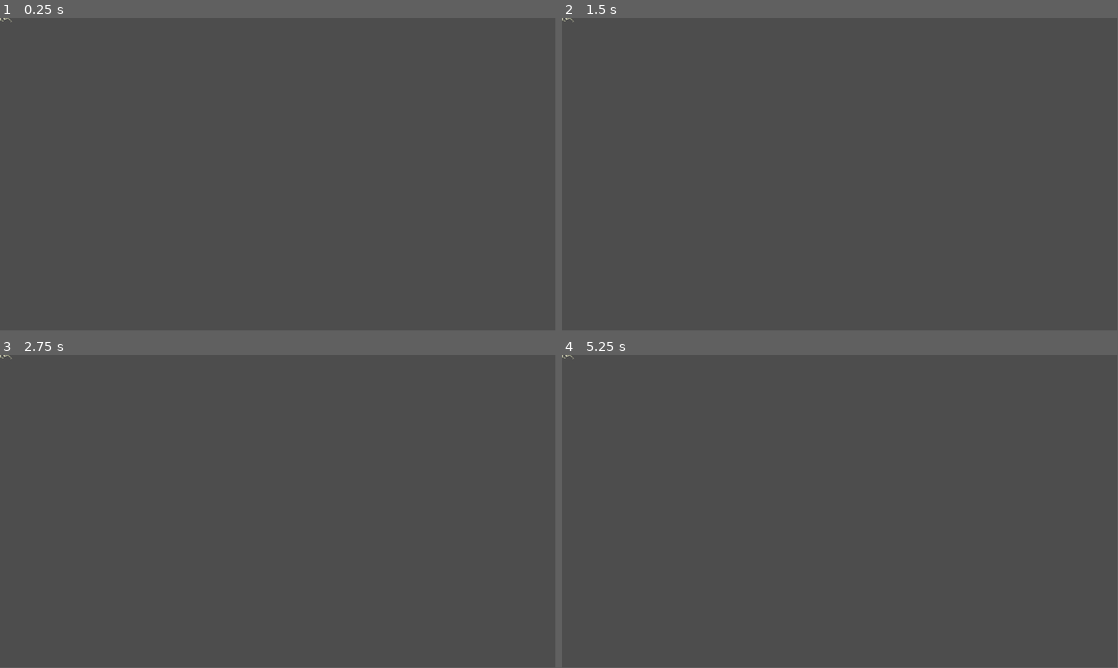
Above: before the commit, frames 1-4 (two rows, left to right).
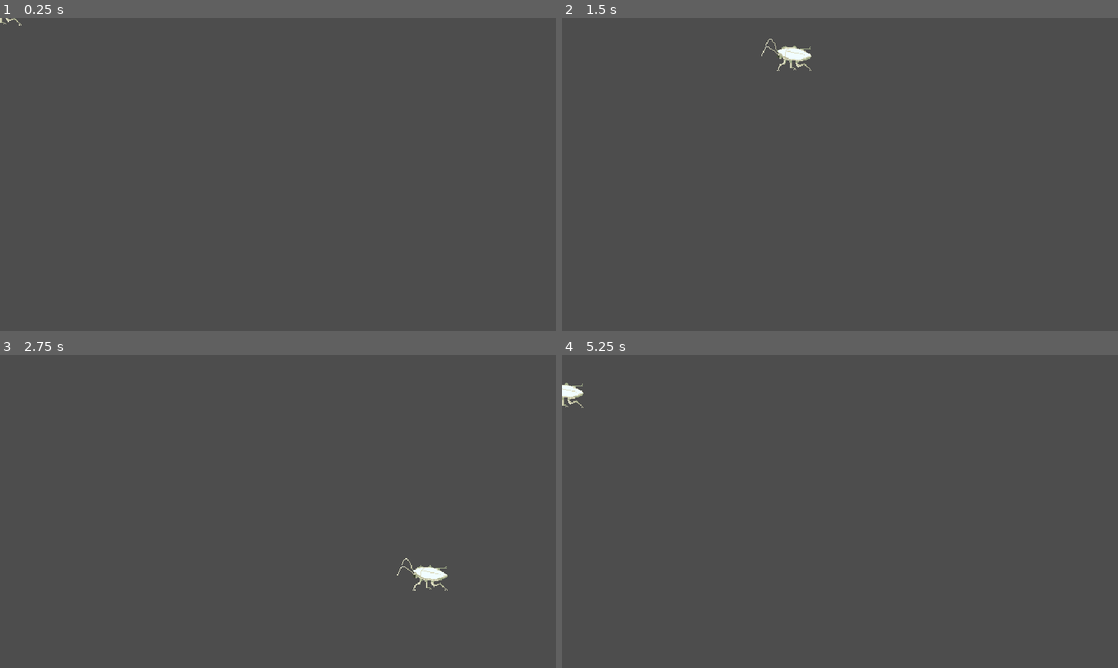
Above: after the commit, the same moments.

Repository: octowild/Design-Studio-Game
Game: Godot game, scene res://objects/cockroach.tscn
Two runs of this game, one before a commit and one after it. Both use one fixed random seed, a clock stepped at 60 frames per second and the inputs below.
Inputs:
- Up to frame 1 (0.25 s): no input
- Up to frame 2 (1.5 s): tap Enter at 0.5 s; hold Right (ui_right) 0.53-1.28 s; hold Down (ui_down) from 1.28 s (still down)
- Up to frame 3 (2.75 s): release Down (ui_down) at 2.03 s; hold Right (ui_right) from 2.03 s (still down)
- Up to frame 4 (5.25 s): release Right (ui_right) at 2.78 s; hold Up (ui_up) 2.78-3.53 s; hold Left (ui_left) 3.53-5.03 s; tap Space at 4.25 s; hold Down (ui_down) from 5.03 s (still down)
In our replay, the window is 799x449 before the commit and 800x450 after it. These sizes can differ from the game's own. Grey fills any space a smaller window leaves; there, only what the larger window draws over its background counts as a difference.

The runs differ from the first frame. In frame 1, less than 0.1% of the frame differs, in the area x 0-4%, y 0-3%; in frame 2, 0.3%, in the area x 0-45%, y 0-17%; in frame 3, 0.3%; in frame 4, 0.2%.
Error before the commit: Parse Error: Function "vector2()" not found in base self. (res://scripts/roach.gd:13)

Commit message:
yfcvghhg

Diff:
--- a/Design Studio Game/objects/3droach.tscn
+++ b/Design Studio Game/objects/3droach.tscn
@@ -30,18 +30,17 @@
 "speed": 5.0
 }]
 
-[node name="3droach" type="Node3D"]
-
-[node name="CharacterBody3D" type="CharacterBody3D" parent="."]
+[node name="3droach" type="CharacterBody3D"]
 transform = Transform3D(1, 0, 0, 0, 0.866025, 0.5, 0, -0.5, 0.866025, 0, 0, 0)
 script = ExtResource("1_yy8s1")
+_maxspeed = 5.0
 
-[node name="CollisionShape3D" type="CollisionShape3D" parent="CharacterBody3D"]
+[node name="CollisionShape3D" type="CollisionShape3D" parent="."]
 transform = Transform3D(-4.37114e-08, -1, 0, 1, -4.37114e-08, 0, 0, 0, 1, 0.0304269, 0.159534, 0)
-shape = SubResource("CapsuleShape3D_21qbq")
+shape = SubResource("CapsuleShape3D_gl8mx")
 
-[node name="AnimatedSprite3D" type="AnimatedSprite3D" parent="CharacterBody3D"]
+[node name="AnimatedSprite3D" type="AnimatedSprite3D" parent="."]
 transform = Transform3D(1, 0, 0, 0, 1, 0, 0, 0, 1, -0.0540803, 0.159383, 0)
 sorting_offset = 1.0
 texture_filter = 0
-sprite_frames = SubResource("SpriteFrames_v5p2y")
+sprite_frames = SubResource("SpriteFrames_yapnr")
--- /dev/null
+++ b/Design Studio Game/objects/roach2d.tscn
@@ -0,0 +1,45 @@
+[gd_scene load_steps=8 format=3 uid="uid://ct37i7lcuusvx"]
+
+[ext_resource type="Script" path="res://scripts/roach.gd" id="1_gdd2i"]
+[ext_resource type="Texture2D" uid="uid://dyd3eflct85m3" path="res://assets/3.png" id="2_em3w7"]
+[ext_resource type="Texture2D" uid="uid://b5c2mcmwx613" path="res://assets/4.png" id="3_4cft5"]
+[ext_resource type="Texture2D" uid="uid://clho78sxlg8mm" path="res://assets/5.png" id="4_3ggad"]
+[ext_resource type="Texture2D" uid="uid://bw0p0wji23pam" path="res://assets/6.png" id="5_ict2q"]
+
+[sub_resource type="SpriteFrames" id="SpriteFrames_cdwkt"]
+animations = [{
+"frames": [{
+"duration": 1.0,
+"texture": ExtResource("2_em3w7")
+}, {
+"duration": 1.0,
+"texture": ExtResource("3_4cft5")
+}, {
+"duration": 1.0,
+"texture": ExtResource("4_3ggad")
+}, {
+"duration": 1.0,
+"texture": ExtResource("5_ict2q")
+}],
+"loop": true,
+"name": &"default",
+"speed": 5.0
+}]
+
+[sub_resource type="CapsuleShape2D" id="CapsuleShape2D_tcp76"]
+radius = 7.75
+height = 40.0
+
+[node name="CharacterBody2D" type="CharacterBody2D"]
+script = ExtResource("1_gdd2i")
+
+[node name="AnimatedSprite2D" type="AnimatedSprite2D" parent="."]
+z_index = 1
+texture_filter = 1
+position = Vector2(-4, -10)
+sprite_frames = SubResource("SpriteFrames_cdwkt")
+
+[node name="CollisionShape2D" type="CollisionShape2D" parent="."]
+position = Vector2(5, -11)
+rotation = 1.5708
+shape = SubResource("CapsuleShape2D_tcp76")
--- a/Design Studio Game/project.godot
+++ b/Design Studio Game/project.godot
@@ -15,6 +15,41 @@
 config/features=PackedStringArray("4.1", "Forward Plus")
 config/icon="res://icon.svg"
 
+[display]
+
+window/size/viewport_width=2560
+window/size/viewport_height=1440
+window/size/borderless=true
+window/stretch/mode="canvas_items"
+window/stretch/scale=4.0
+
+[input]
+
+right={
+"deadzone": 0.5,
+"events": [Object(InputEventKey,"resource_local_to_scene":false,"resource_name":"","device":-1,"window_id":0,"alt_pressed":false,"shift_pressed":false,"ctrl_pressed":false,"meta_pressed":false,"pressed":false,"keycode":0,"physical_keycode":68,"key_label":0,"unicode":100,"echo":false,"script":null)
+, Object(InputEventKey,"resource_local_to_scene":false,"resource_name":"","device":-1,"window_id":0,"alt_pressed":false,"shift_pressed":false,"ctrl_pressed":false,"meta_pressed":false,"pressed":false,"keycode":0,"physical_keycode":4194321,"key_label":0,"unicode":0,"echo":false,"script":null)
+]
+}
+left={
+"deadzone": 0.5,
+"events": [Object(InputEventKey,"resource_local_to_scene":false,"resource_name":"","device":-1,"window_id":0,"alt_pressed":false,"shift_pressed":false,"ctrl_pressed":false,"meta_pressed":false,"pressed":false,"keycode":0,"physical_keycode":65,"key_label":0,"unicode":97,"echo":false,"script":null)
+, Object(InputEventKey,"resource_local_to_scene":false,"resource_name":"","device":-1,"window_id":0,"alt_pressed":false,"shift_pressed":false,"ctrl_pressed":false,"meta_pressed":false,"pressed":false,"keycode":0,"physical_keycode":4194319,"key_label":0,"unicode":0,"echo":false,"script":null)
+]
+}
+up={
+"deadzone": 0.5,
+"events": [Object(InputEventKey,"resource_local_to_scene":false,"resource_name":"","device":-1,"window_id":0,"alt_pressed":false,"shift_pressed":false,"ctrl_pressed":false,"meta_pressed":false,"pressed":false,"keycode":0,"physical_keycode":87,"key_label":0,"unicode":119,"echo":false,"script":null)
+, Object(InputEventKey,"resource_local_to_scene":false,"resource_name":"","device":-1,"window_id":0,"alt_pressed":false,"shift_pressed":false,"ctrl_pressed":false,"meta_pressed":false,"pressed":false,"keycode":0,"physical_keycode":4194320,"key_label":0,"unicode":0,"echo":false,"script":null)
+]
+}
+down={
+"deadzone": 0.5,
+"events": [Object(InputEventKey,"resource_local_to_scene":false,"resource_name":"","device":-1,"window_id":0,"alt_pressed":false,"shift_pressed":false,"ctrl_pressed":false,"meta_pressed":false,"pressed":false,"keycode":0,"physical_keycode":83,"key_label":0,"unicode":115,"echo":false,"script":null)
+, Object(InputEventKey,"resource_local_to_scene":false,"resource_name":"","device":-1,"window_id":0,"alt_pressed":false,"shift_pressed":false,"ctrl_pressed":false,"meta_pressed":false,"pressed":false,"keycode":0,"physical_keycode":4194322,"key_label":0,"unicode":0,"echo":false,"script":null)
+]
+}
+
 [rendering]
 
 textures/canvas_textures/default_texture_filter=0
--- a/Design Studio Game/scenes/main2d.tscn
+++ b/Design Studio Game/scenes/main2d.tscn
@@ -1,6 +1,6 @@
 [gd_scene load_steps=3 format=3 uid="uid://bd0bx5mcd10tp"]
 
-[ext_resource type="PackedScene" uid="uid://bh08kfv5t3i7g" path="res://objects/cockroach.tscn" id="1_f36bt"]
+[ext_resource type="PackedScene" uid="uid://ct37i7lcuusvx" path="res://objects/roach2d.tscn" id="2_8dwtk"]
 [ext_resource type="Texture2D" uid="uid://d26ftaakgd380" path="res://assets/7.png" id="2_n4u5y"]
 
 [node name="Node2D" type="Node2D"]
@@ -10,9 +10,8 @@
 position = Vector2(4, 0)
 texture = ExtResource("2_n4u5y")
 
-[node name="cockroach" parent="." instance=ExtResource("1_f36bt")]
-position = Vector2(-1, -1)
+[node name="CharacterBody2D" parent="." instance=ExtResource("2_8dwtk")]
+position = Vector2(-2, 6)
 
-[node name="Camera2D" type="Camera2D" parent="cockroach"]
-position = Vector2(1, 1)
-zoom = Vector2(4, 4)
+[node name="Camera2D" type="Camera2D" parent="CharacterBody2D"]
+position = Vector2(2, -6)
--- a/Design Studio Game/scenes/maybe 3d 2d.tscn
+++ b/Design Studio Game/scenes/maybe 3d 2d.tscn
@@ -5,12 +5,13 @@
 
 [node name="Node3D" type="Node3D"]
 
-[node name="3droach" parent="." instance=ExtResource("2_1xtwe")]
-
-[node name="Camera3D" type="Camera3D" parent="3droach"]
-transform = Transform3D(1, 0, 0, 0, 0.5, 0.866025, 0, -0.866025, 0.5, 0, 1.36486, 0)
-
 [node name="Sprite3D" type="Sprite3D" parent="."]
 transform = Transform3D(1, 0, 0, 0, -4.37114e-08, 1, 0, -1, -4.37114e-08, 0, 0, 0)
 texture_filter = 0
 texture = ExtResource("1_ps2jr")
+
+[node name="3droach" parent="." instance=ExtResource("2_1xtwe")]
+transform = Transform3D(1, 0, 0, 0, 0.866025, 0.5, 0, -0.5, 0.866025, -0.0125076, 0, -0.00753498)
+
+[node name="Camera3D" type="Camera3D" parent="3droach"]
+transform = Transform3D(1, 0, 0, 0, 0.866026, 0.5, 0, -0.5, 0.866026, 0.0125076, 0.878236, 1.20857)
--- a/Design Studio Game/scripts/3droach.gd
+++ b/Design Studio Game/scripts/3droach.gd
@@ -1,19 +1,25 @@
 extends CharacterBody3D
 
 
-const SPEED = 5.0
-
-
+@export var _maxspeed:float = 350
+@export var _accel:float=50
 
 func _physics_process(delta):
 
-	var input_dir = Input.get_vector("ui_left", "ui_right", "ui_up", "ui_down")
-	var direction = (transform.basis * Vector3(input_dir.x, 0, input_dir.y)).normalized()
+	var direction = Vector2(
+		Input.get_action_strength("right")-Input.get_action_strength("left"),
+		Input.get_action_strength("down")-Input.get_action_strength("up")
+		)
+
+
 	if direction:
-		velocity.x = direction.x * SPEED
-		velocity.z = direction.z * SPEED
+		velocity.y= move_toward(velocity.y,_maxspeed*direction.y,_accel)
 	else:
-		velocity.x = move_toward(velocity.x, 0, SPEED)
-		velocity.z = move_toward(velocity.z, 0, SPEED)
+		velocity.y = move_toward(velocity.y, 0, _accel)
+	if direction:
+		velocity.x=move_toward(velocity.x,_maxspeed*direction.x,_accel)
+
+	else:
+		velocity.x = move_toward(velocity.x, 0, _accel)
 
 	move_and_slide()
--- a/Design Studio Game/scripts/roach.gd
+++ b/Design Studio Game/scripts/roach.gd
@@ -1,25 +1,26 @@
 extends CharacterBody2D
 
 
-var _maxspeed = 350
-
-var _accel=50
+@export var _maxspeed:int = 350
+@export var _accel:int=50
 
 func _ready():
 	get_node("AnimatedSprite2D")
 
 func _physics_process(delta):
 
-	var direction = vector2( Input.get_action_strength("right")-Input.get_action_strength("left"),Input.get_action_strength("down")-Input.get_action_strength("up"))
+	var direction = Vector2(
+		Input.get_action_strength("right")-Input.get_action_strength("left"),
+		Input.get_action_strength("down")-Input.get_action_strength("up")
+		)
 
 
 	if direction:
-		velocity.y=move_toward(velocity.y,_maxspeed*direction.y,_accel)
+		velocity.y= move_toward(velocity.y,_maxspeed*direction.y,_accel)
 	else:
 		velocity.y = move_toward(velocity.y, 0, _accel)
 	if direction:
 		velocity.x=move_toward(velocity.x,_maxspeed*direction.x,_accel)
-
 	else:
 		velocity.x = move_toward(velocity.x, 0, _accel)
 
Not shown: 1 places in Design Studio Game/objects/3droach.tscn that only renumber resources
